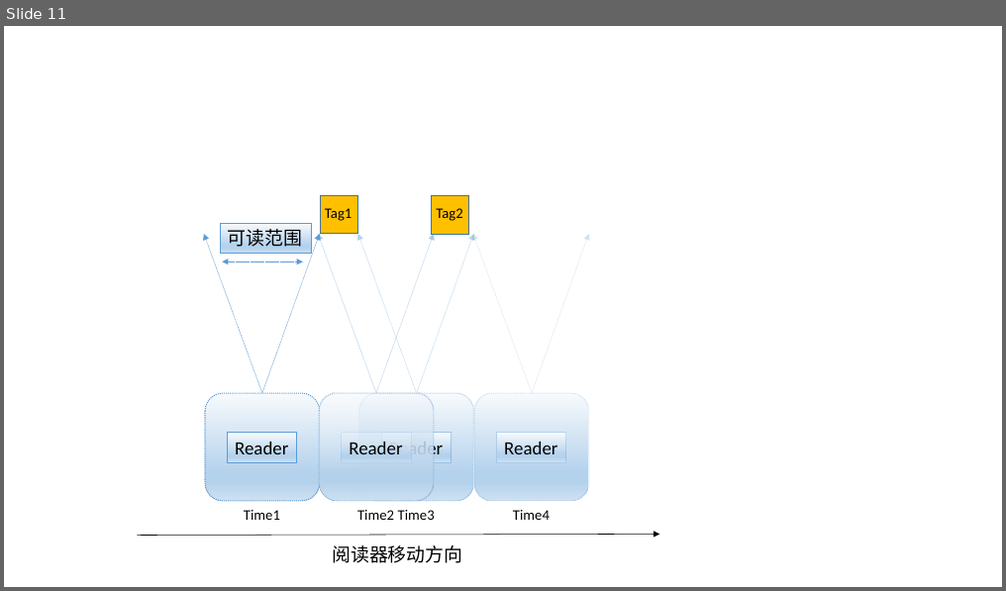
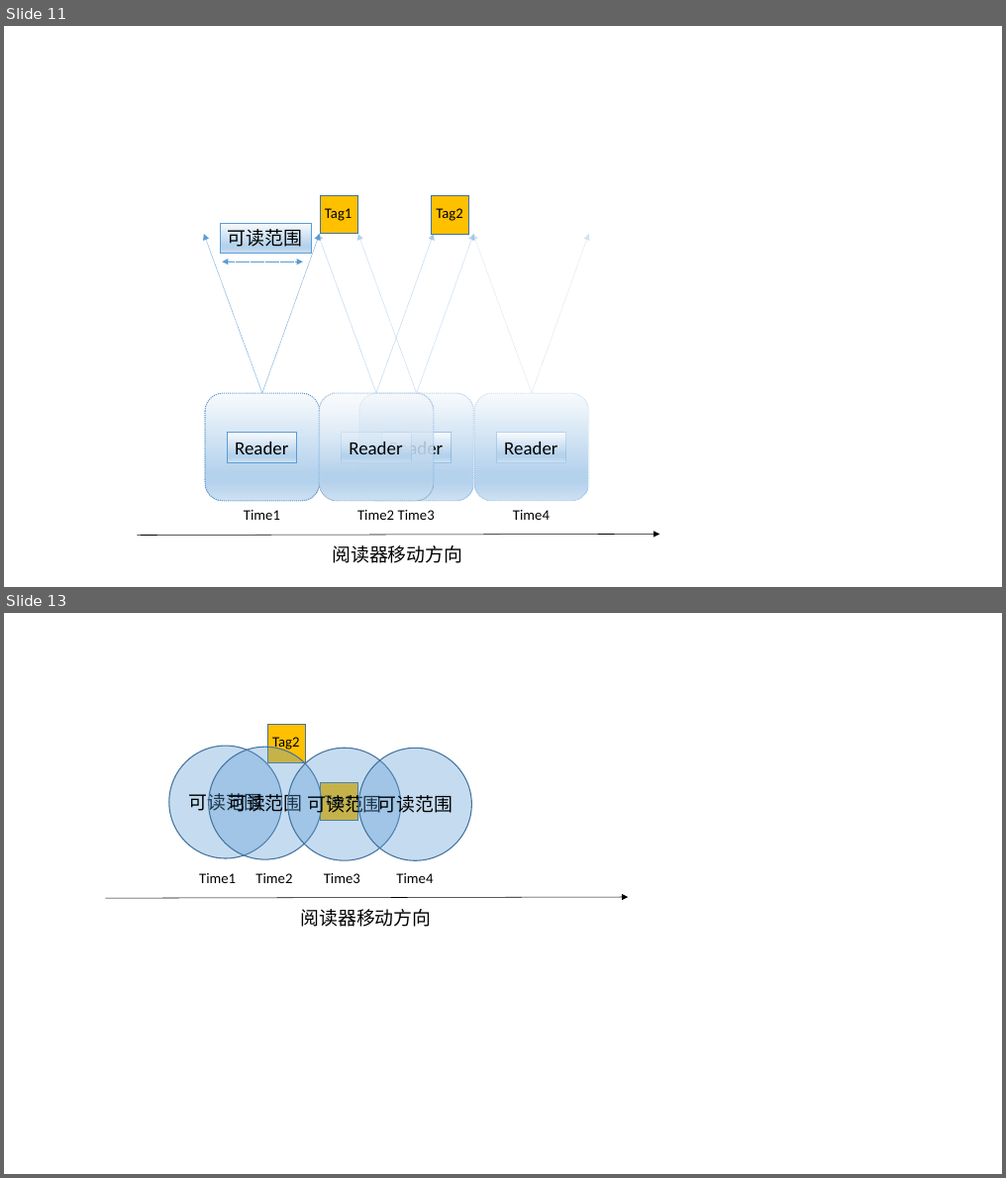
Before and after one commit to Allen-Wang-PW/Graduate_Project, a slide deck: 毕业论文/xArray/pic.pptx. Shown one above the other, each under a label of ours: slide 11 before the commit, slides 11 and 13 after it; the slides between them are not shown. The pictures are 1006x591 and 1006x1178 pixels, drawn with LibreOffice and Linux fonts; fonts in the diff are those of the drawing. Boxes give left, top, right and bottom in pixels: in the first picture for what was removed or moved away, otherwise in the second. Text is boxed around its words. In the diff, an @@ line names an element or a change of style, - is before the commit and + after.

```diff
--- a/毕业论文/xArray/pic.pptx
+++ b/毕业论文/xArray/pic.pptx
@@ slide 13 added at box(4, 613, 1002, 1174), background #FFFFFF @@
@@ group added at box(105, 725, 629, 927): 11 texts, 4 ellipses, 2 rectangles, 1 arrow @@
+Tag1
+Tag2
+阅读器移动方向
+Time1
+Time2
+Time3
+Time4
+可读范围
+可读范围
+可读范围
+可读范围
```
Also in this commit, not shown: 1 slide changed, 10 other slides added, 1 other file.
